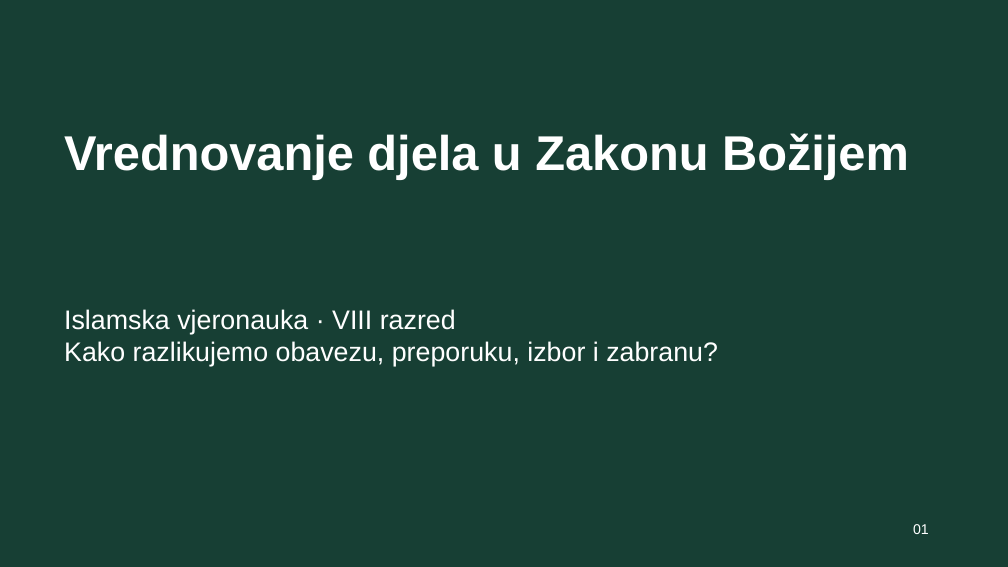
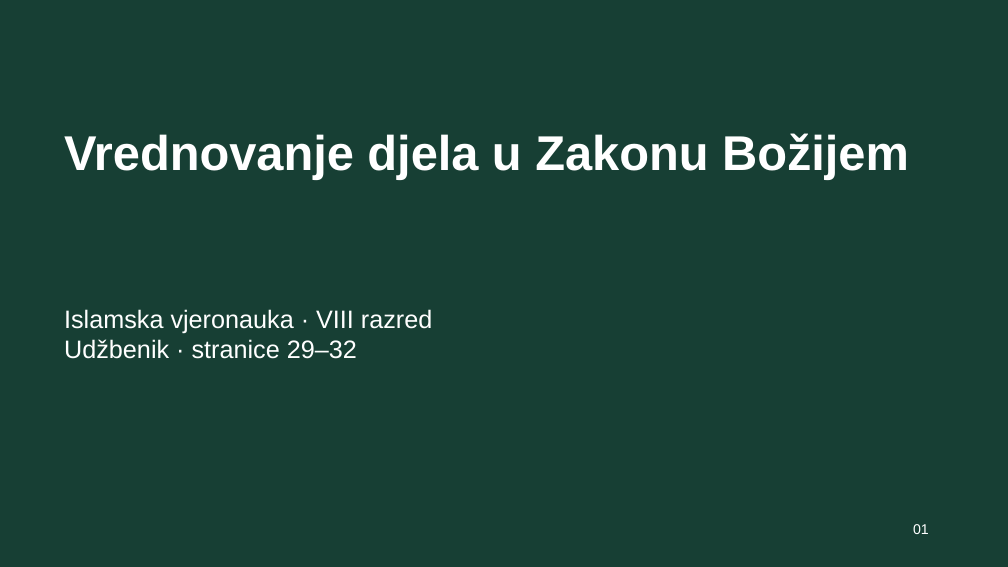
Before and after one commit to vjeronaukaskola/ogledni-cas-vrednovanje-djela, a slide deck: slide 1 of materijali/Prezentacija.pptx. Drawn at 1008x567 pixels with LibreOffice and Linux fonts; fonts in the diff are those of the drawing. Boxes give left, top, right and bottom in pixels: in the first picture for what was removed or moved away, otherwise in the second. Text is boxed around its words. In the diff, an @@ line names an element or a change of style, - is before the commit and + after.

```diff
--- a/materijali/Prezentacija.pptx
+++ b/materijali/Prezentacija.pptx
@@ text at (64, 309, 432, 333): size 25.5 to 24 pt in "Islamska vjeronauka · VIII razred" @@
@@ text at (64, 339, 357, 359): text changed; size 25.5 to 24 pt @@
-Kako razlikujemo obavezu, preporuku, izbor i zabranu?
+Udžbenik · stranice 29–32
```
Also in this commit, not shown: 10 other slides changed, 19 slides added, 8 slides removed, 10 other files.
